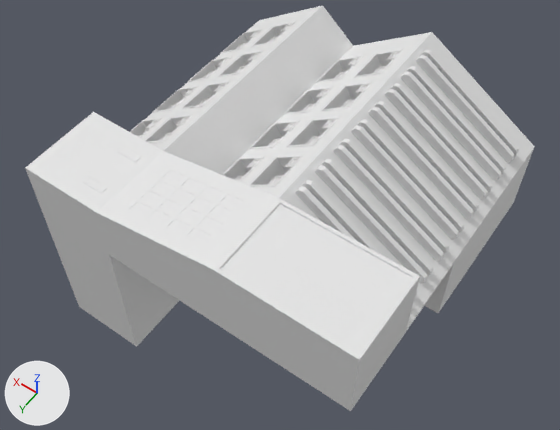
The glTF model assets/attachment006.gltf as it was, and as the next commit left it.
Camera for both pictures: a 50 mm camera at (-0.0799, 0.1196, 0.1674) aimed at (0.0024, 0.0044, -0.0137). Arrows for +X, +Y and +Z are at lower left; the lights stay in place. Vertices at the same position are counted once.

The first picture shows 'Attatchment006'.
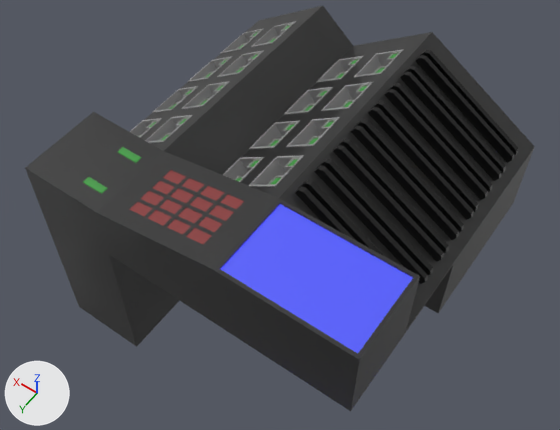
What differs and where, as boxes (x1, y1, x2, y2) in the pictures (560 x 430 px):
part 1 of me_cube_017, cut back: before (184, 48, 516, 284); after (184, 48, 512, 284)
part 2 of me_cube_017, recoloured: (130, 21, 403, 187) in both
part 3 of me_cube_017, recoloured: (129, 178, 244, 235) in both
part 4 of me_cube_017, recoloured (white to green): (83, 26, 397, 194) in both
part 5 of me_cube_017, recoloured (white to black): (25, 6, 535, 411) in both
part 6 of me_cube_017, recoloured (grey to black): (299, 50, 518, 296) in both
part 7 of me_cube_017, recoloured (white to blue): (220, 204, 413, 353) in both

What changed in the scene script:
```text
Add mat_shinysilver:
    mat_shinysilver = principled_material('ShinySilver')
    mat_shinysilver.base_color = (0.458, 0.458, 0.458)  # grey #b4b4b4
    mat_shinysilver.metallic = 0.83
    mat_shinysilver.roughness = 0.796
    mat_shinysilver.coat_weight = 0.602
    mat_shinysilver.coat_roughness = 0.18
Add mat_greenbutton:
    mat_greenbutton = principled_material('GreenButton')
    mat_greenbutton.base_color = (0.04, 0.214, 0.042)  # green #387f3a
    mat_greenbutton.transmission_weight = 0.082
    mat_greenbutton.emission_color = (0.009, 0.102, 0.0103)  # dark green #185a1a
    mat_greenbutton.emission_strength = 1.0
Add mat_redbutton:
    mat_redbutton = principled_material('RedButton')
    mat_redbutton.base_color = (0.142, 0.0288, 0.0272)  # dark red #692f2e
    mat_redbutton.transmission_weight = 0.0816
    mat_redbutton.emission_color = (0.102, 0.00913, 0.0103)  # dark red #5a181a
    mat_redbutton.emission_strength = 1.0
Add mat_blackplastic_001:
    mat_blackplastic_001 = principled_material('BlackPlastic.001')
    mat_blackplastic_001.base_color = (0.0254, 0.0254, 0.0254)  # black #2c2c2c
    mat_blackplastic_001.transmission_weight = 0.588
    mat_blackplastic_001.coat_weight = 0.571
    mat_blackplastic_001.coat_roughness = 0.0538
Add mat_blackmetal:
    mat_blackmetal = principled_material('BlackMetal')
    mat_blackmetal.base_color = (0.022, 0.022, 0.022)  # black #292929
    mat_blackmetal.metallic = 0.875
    mat_blackmetal.roughness = 0.466
    mat_blackmetal.transmission_weight = 0.051
    mat_blackmetal.coat_weight = 0.429
    mat_blackmetal.coat_roughness = 0.276
Add mat_lcdscreen:
    mat_lcdscreen = principled_material('LCDScreen')
    mat_lcdscreen.base_color = (0.0764, 0.109, 0.296)  # blue #4e5d94
    mat_lcdscreen.emission_color = (0.0108, 0.0, 0.621)  # blue #1b00cf
    mat_lcdscreen.emission_strength = 1.0
Change me_cube_017:
    remove me_cube_017.from_pydata(...)  # 2163 vertices, 4296 faces; spans x -0.05..0.0501, y -0.05..0.05, z -0.05..0.0259
    add me_cube_017.from_pydata(...)  # 2099 vertices, 4194 faces; spans x -0.05..0.0501, y -0.05..0.05, z -0.05..0.0259
    me_cube_017 part 1
    64 vertices are removed from x -0.0472..-0.0142, y -0.0417..0.0208, z 0.004..0.0248
    288 faces are deleted
    8 vertices move within x -0.0054, y 0.0338..0.0454, z 0.0237
    4 new faces join them, mat_redbutton (dark red #692f2e)
    55 new faces join them, mat_blackplastic_001 (black #2c2c2c)
    127 new faces join them, mat_blackmetal (black #292929)
    me_cube_017 part 2: 2308 faces spanning x -0.05..0.0501, y -0.0417..0.05, z -0.0062..0.0223 switch from no material to mat_shinysilver (grey #b4b4b4)
    me_cube_017 part 3: 24 faces spanning x -0.0053..0.0183, y 0.0296..0.0454, z 0.0192..0.0236 switch from no material to mat_redbutton (dark red #692f2e)
    me_cube_017 part 4: 276 faces spanning x -0.0074..0.0441, y -0.0407..0.045, z 0.0045..0.0214 switch from no material to mat_greenbutton (green #387f3a)
    me_cube_017 part 5: 987 faces spanning x -0.05..0.05, y -0.05..0.05, z -0.05..0.025 switch from no material to mat_blackplastic_001 (black #2c2c2c)
    me_cube_017 part 6: 245 faces spanning x -0.0477..-0.0137, y -0.0417..0.0208, z 0.0031..0.0259 switch from no material to mat_blackmetal (black #292929)
    me_cube_017 part 7: 2 faces spanning x -0.049..-0.013, y 0.026..0.049, z 0.0246 switch from no material to mat_lcdscreen (blue #4e5d94)
    add me_cube_017.materials.append(mat_goldmetal)  # yellow #9a7100
```
